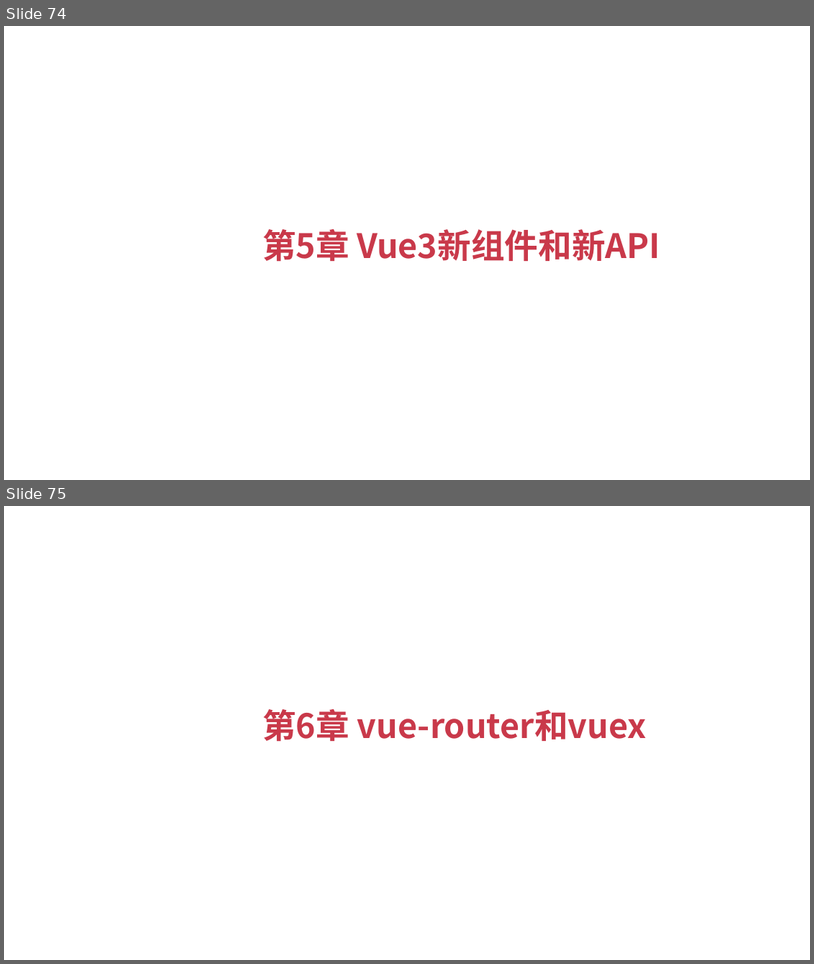
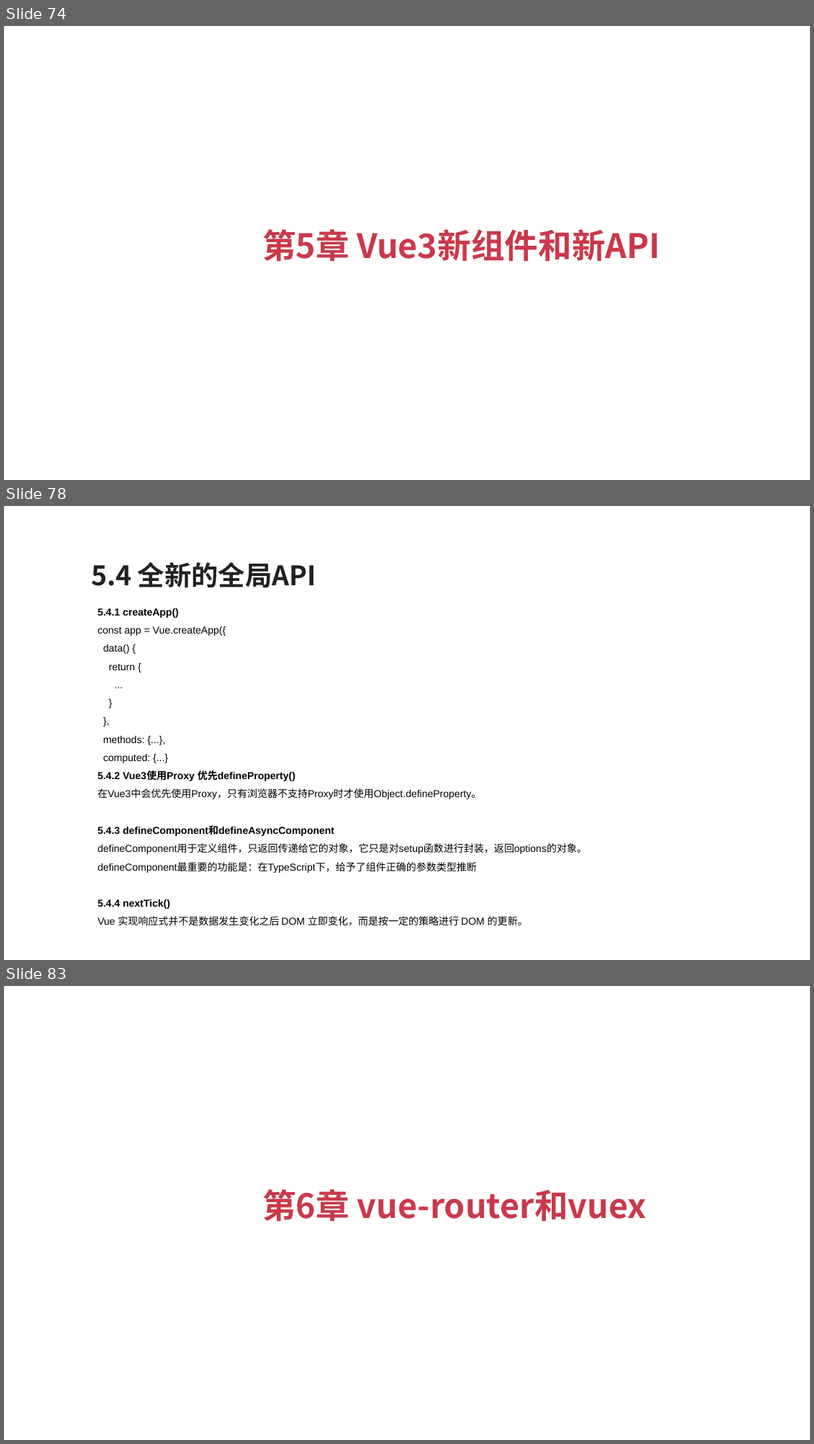
Before and after one commit to zouyujie/vue3_book_codes, a slide deck: Vue3+TypeScript开发指南.pptx. Shown one above the other, each under a label of ours: slides 74 and 75 before the commit, slides 74, 78 and 83 after it; the slides between them are not shown. The pictures are 814x964 and 814x1444 pixels, drawn with LibreOffice and Linux fonts; fonts in the diff are those of the drawing. Boxes give left, top, right and bottom in pixels: in the first picture for what was removed or moved away, otherwise in the second. Text is boxed around its words. In the diff, an @@ line names an element or a change of style, - is before the commit and + after.

```diff
--- a/Vue3+TypeScript开发指南.pptx
+++ b/Vue3+TypeScript开发指南.pptx
@@ slide 78 added at (x1=4, y1=506, x2=810, y2=960), background #FFFFFF @@
@@ text added at (x1=91, y1=562, x2=316, y2=588), 24 pt, text #212121, bold @@
+5.4 全新的全局API
@@ text added at (x1=98, y1=608, x2=587, y2=926), 9 pt, text #000000 @@
+5.4.1 createApp()
+const app = Vue.createApp({
+data() {
+return {
+...
+}
+},
+methods: {...},
+computed: {...}
+5.4.2 Vue3使用Proxy 优先defineProperty()
+在Vue3中会优先使用Proxy，只有浏览器不支持Proxy时才使用Object.defineProperty。
+5.4.3 defineComponent和defineAsyncComponent
+defineComponent用于定义组件，只返回传递给它的对象，它只是对setup函数进行封装，返回options的对象。defineComponent最重要的功能是：在TypeScript下，给予了组件正确的参数类型推断
+5.4.4 nextTick()
+Vue 实现响应式并不是数据发生变化之后 DOM 立即变化，而是按一定的策略进行 DOM 的更新。
@@ what was slide 75 is now slide 83 @@
```
Also in this commit, not shown: 69 other slides added.
